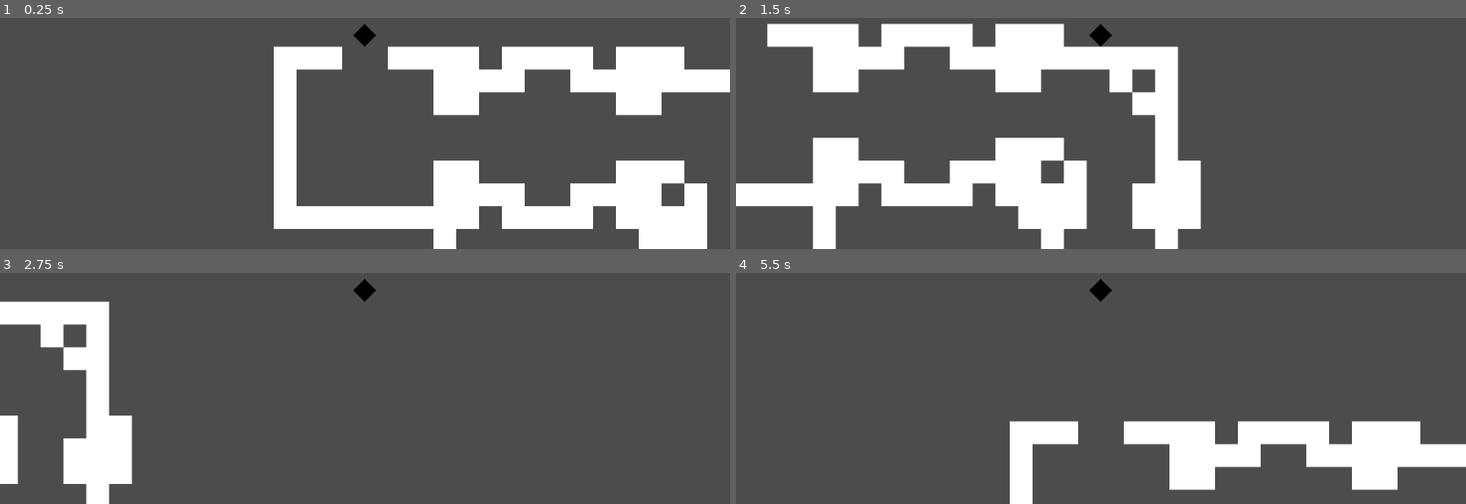
Above: before the commit, frames 1-4 (two rows, left to right).
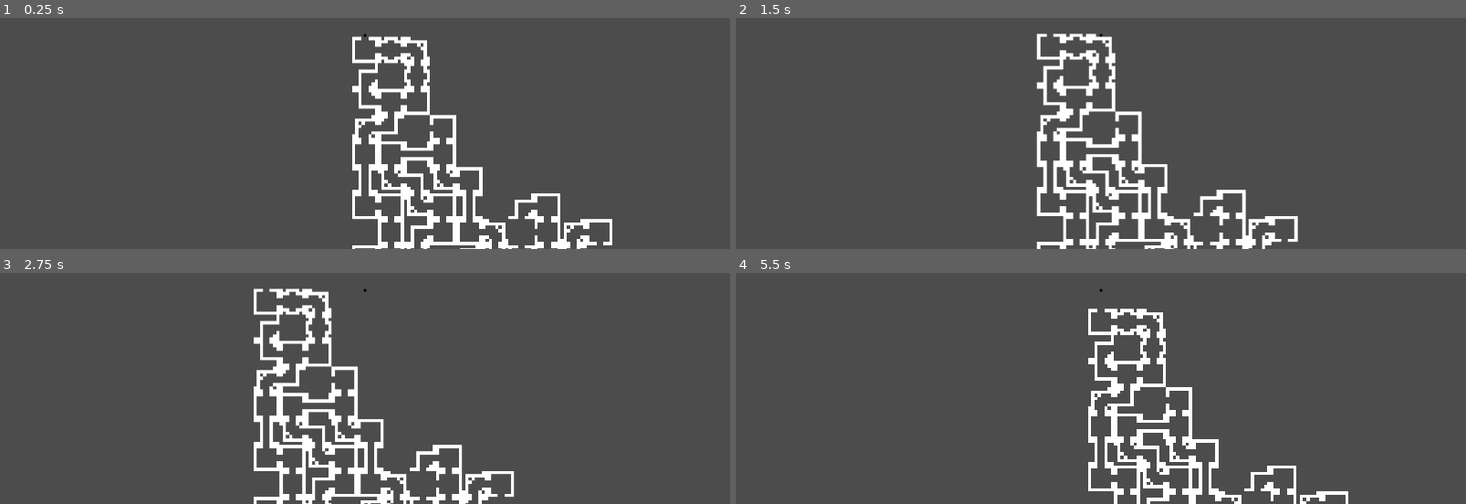
Above: after the commit, the same moments.

Repository: DarknessCatt/lost-soul-generator-study
Game: Godot game, scene res://Procedural_Map/Procedural_Map.tscn
Two runs of this game, one before a commit and one after it. Both use one fixed random seed, a clock stepped at 60 frames per second and the inputs below. The project has no main scene, so this scene is started directly.
Inputs:
- Up to frame 1 (0.25 s): no input
- Up to frame 2 (1.5 s): tap Enter at 0.5 s; hold Right (ui_right) 0.53-1.28 s; hold Down (ui_down) from 1.28 s (still down)
- Up to frame 3 (2.75 s): tap Space at 2 s; release Down (ui_down) at 2.03 s; hold Right (ui_right) from 2.03 s (still down)
- Up to frame 4 (5.5 s): release Right (ui_right) at 2.78 s; hold Up (ui_up) 2.78-3.53 s; hold Left (ui_left) 3.53-5.03 s; hold Down (ui_down) from 5.03 s (still down)

The runs differ from the first frame. In frame 1, 24% of the frame differs, in the area x 37-100%, y 2-100%; in frame 2, 27%, in the area x 0-77%, y 2-100%; in frame 3, 14%; in frame 4, 13%.

Commit message:
Add Backtraking When Digger Stuck

Diff:
--- a/Player/Player.tscn
+++ b/Player/Player.tscn
@@ -18,3 +18,4 @@
 
 [node name="Camera2D" type="Camera2D" parent="."]
 current = true
+zoom = Vector2( 7, 7 )
--- a/Procedural_Map/Procedural_Map.gd
+++ b/Procedural_Map/Procedural_Map.gd
@@ -2,8 +2,8 @@
 
 const ROOM_RES = preload("res://Rooms/Rooms.tscn")
 const ROOM_SIZE = 8
-const MAP_SIZE = 6
-const MAP_NUM = 10
+const MAP_SIZE = 10
+const MAP_NUM = 50
 
 
 var directions = ["down", "up", "left", "right"]
@@ -22,33 +22,53 @@
 	var room_list = []
 	var room_pos = Vector2.ZERO
 	var from = "up"
+	var backtrack : int = -1
+	var errors : int = 0
 
-	for _num in range(MAP_NUM):
+	var num : int = 0
+	while num < MAP_NUM:
 		var dir = get_random_dir(room_pos)
 
 		if dir == "":
-			print("generation aborted")
-			break
+			errors += 1
+			if errors > 40:
+				print("stuck too much, aborting")
+				break
 
-		map[room_pos.x][room_pos.y] = [from, dir]
-		room_list.append({"pos" : room_pos, "entrances" : [from, dir]})
+			print("stuck, backtracking")
+			backtrack = randi()%room_list.size()
+			room_pos = room_list[backtrack].pos
+			continue
 
-		match dir:
-			"up":
-				from = "down"
-				room_pos.y -= 1
+		else:
+			map[room_pos.x][room_pos.y] = [from, dir]
 
-			"down":
-				from = "up"
-				room_pos.y += 1
+			if backtrack == -1:
+				room_list.append({"pos" : room_pos, "entrances" : [from, dir]})
+				num += 1
 
-			"right":
-				from = "left"
-				room_pos.x += 1
+			else:
+				room_list[backtrack].entrances.append(dir)
+				backtrack = -1
 
-			"left":
-				from = "right"
-				room_pos.x -= 1
+			match dir:
+				"up":
+					from = "down"
+					room_pos.y -= 1
+
+				"down":
+					from = "up"
+					room_pos.y += 1
+
+				"right":
+					from = "left"
+					room_pos.x += 1
+
+				"left":
+					from = "right"
+					room_pos.x -= 1
+
+	print(room_list.size())
 
 	for room_info in room_list:
 		copy_room(room_info.pos*ROOM_SIZE, rooms.get_room(room_info.entrances))
